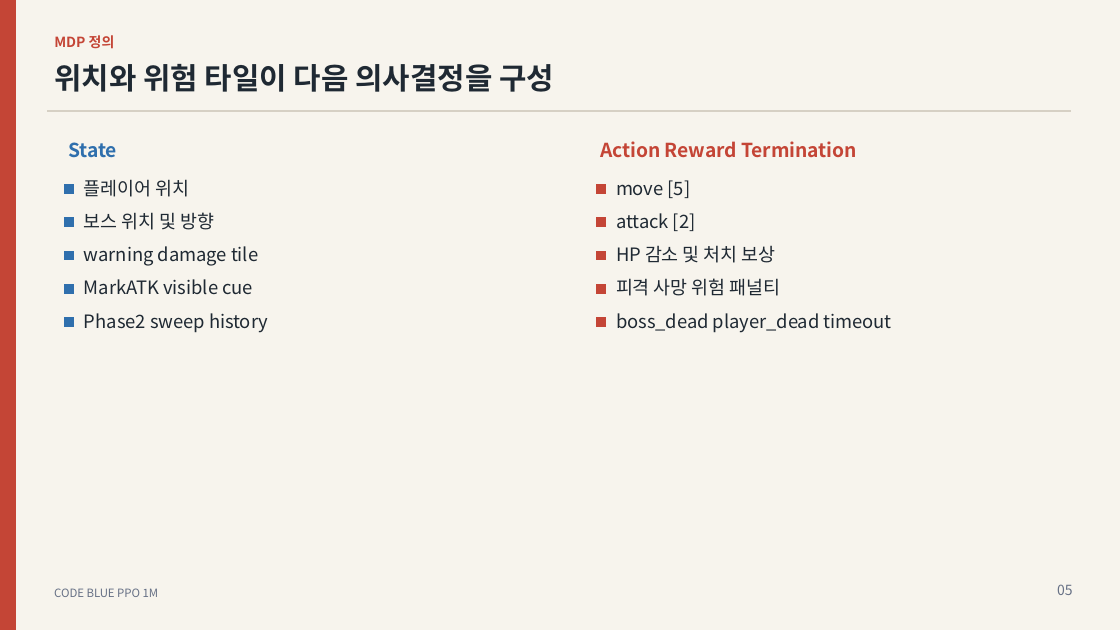
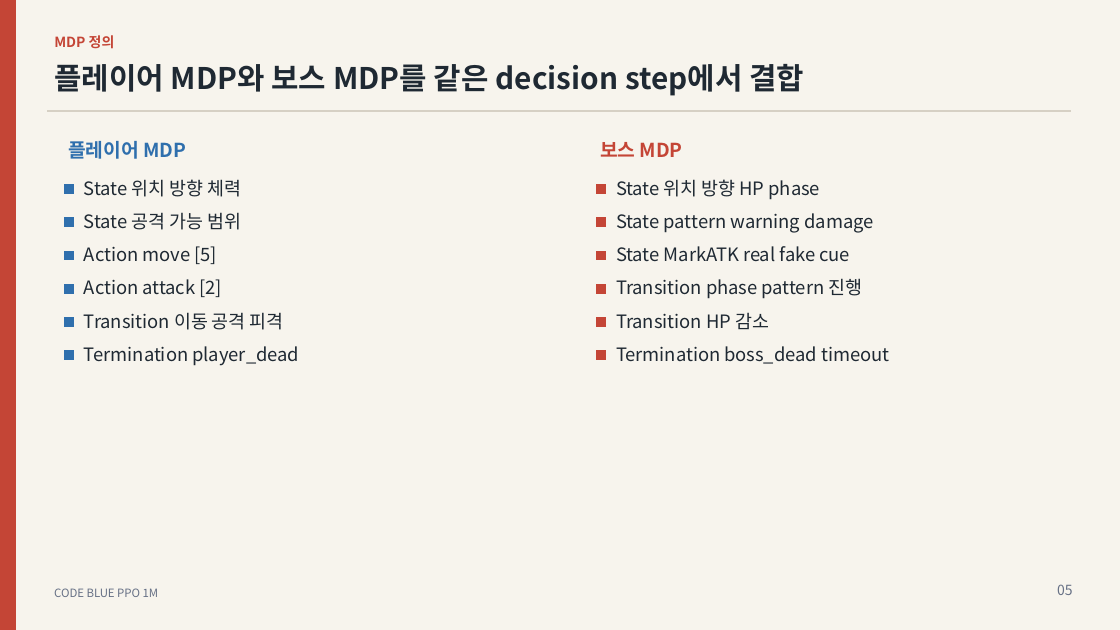
Before and after one commit to LxNx-Hn/AI_FinalTerm, a slide deck: slide 5 of presentations/final/CODE_BLUE_RL_FINAL.pptx. Drawn at 1120x630 pixels with LibreOffice and Linux fonts; fonts in the diff are those of the drawing. Boxes give left, top, right and bottom in pixels: in the first picture for what was removed or moved away, otherwise in the second. Text is boxed around its words. In the diff, an @@ line names an element or a change of style, - is before the commit and + after.

```diff
--- a/presentations/final/CODE_BLUE_RL_FINAL.pptx
+++ b/presentations/final/CODE_BLUE_RL_FINAL.pptx
@@ text at <box>54,64,805,96</box>: text changed @@
-위치와 위험 타일이 다음 의사결정을 구성
+플레이어 MDP와 보스 MDP를 같은 decision step에서 결합
@@ text at <box>68,141,186,159</box>: text changed; size 15.8 to 16.5 pt; text colour #1F2933 to #2F6FAD; bold on @@
-플레이어 위치
+플레이어 MDP
@@ text removed at <box>68,142,117,158</box> @@
-State
@@ text at <box>600,142,683,157</box>: text changed @@
-Action Reward Termination
+보스 MDP
@@ text at <box>84,179,241,197</box>: text changed @@
-보스 위치 및 방향
+State 위치 방향 체력
@@ text added at <box>616,179,821,200</box>, 15.8 pt, text #1F2933 @@
+State 위치 방향 HP phase
@@ text added at <box>84,212,241,230</box>, 15.8 pt, text #1F2933 @@
+State 공격 가능 범위
@@ text added at <box>616,213,873,233</box>, 15.8 pt, text #1F2933 @@
+State pattern warning damage
@@ text at <box>84,246,217,264</box>: text changed @@
-move [5]
+Action move [5]
@@ text removed at <box>84,246,258,266</box> @@
-warning damage tile
@@ text added at <box>616,246,850,262</box>, 15.8 pt, text #1F2933 @@
+State MarkATK real fake cue
@@ text at <box>84,279,222,297</box>: text changed @@
-attack [2]
+Action attack [2]
@@ text removed at <box>84,279,253,295</box> @@
-MarkATK visible cue
@@ text at <box>616,278,863,299</box>: text changed @@
-피격 사망 위험 패널티
+Transition phase pattern 진행
@@ text at <box>84,312,284,330</box>: text changed @@
-Phase2 sweep history
+Transition 이동 공격 피격
@@ text at <box>616,312,769,330</box>: text changed @@
-HP 감소 및 처치 보상
+Transition HP 감소
@@ rectangle added at <box>65,351,73,360</box>, fill #2F6FAD, outline #2F6FAD 0 pt @@
@@ text added at <box>84,346,299,366</box>, 15.8 pt, text #1F2933 @@
+Termination player_dead
@@ rectangle added at <box>597,351,605,360</box>, fill #C44536, outline #C44536 0 pt @@
@@ text at <box>616,346,889,364</box>: text changed @@
-boss_dead player_dead timeout
+Termination boss_dead timeout
```
Also in this commit, not shown: 27 other files.
